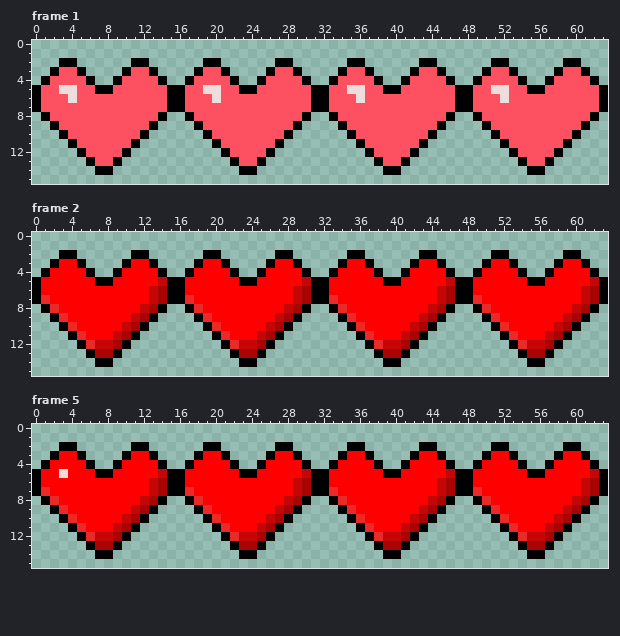
Pixel-art file -- Assets/UI/life/1sprite9.aseprite. This is how it looked before the edit.
64x16 pixels, 13 frames. Shown: frame 1, frame 2, frame 5. The commit also changed other frames, which this record leaves out.
Once edited:
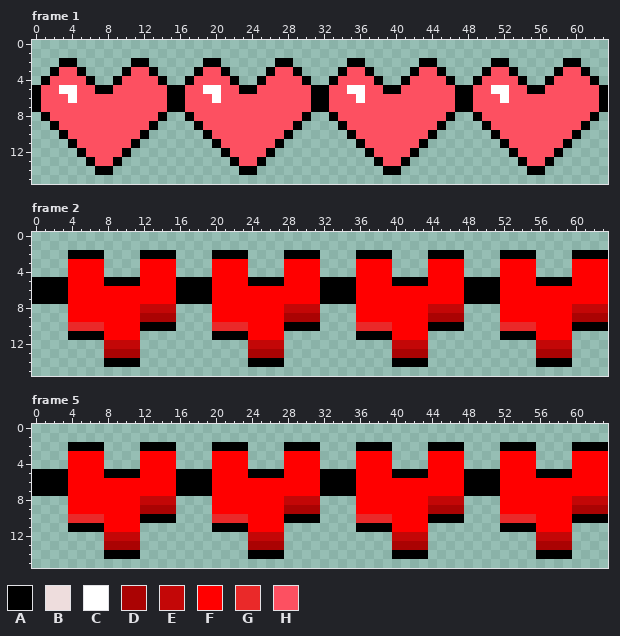
Palette (. is transparent): A #000000  B #eedddd  C #ffffff  D #aa0303  E #c30707  F #ff0000  G #ea2929  H #fd5061
Changes in this commit:
Changed rows in their new state; - is an unchanged pixel.
Frame 1, layer "Layer 1":
first column x 3:
 5 CC--------------CC--------------CC--------------CC
 6 -C---------------C---------------C---------------C
Frame 2, layer "Layer 2":
first column x 1:
 2 --.-AAA---.-AAA---.-AAA---.-AAA---.-AAA---.-AAA---.-AAA---.-AAA
 3 -..-FFF--..-FFF--..-FFF--..-FFF--..-FFF--..-FFF--..-FFF--..-FFF
 4 ...--FF-...--FF-...--FF-...--FF-...--FF-...--FF-...--FF-...--FF
 5 AAA---F-AAA--FF-AAA---F-AAA--FF-AAA---F-AAA--FF-AAA---F-AAA--FF
 6 AAA---------FFF-AAA---------FFF-AAA---------FFF-AAA---------FFF
 7 AAA---------FFF-AAA---------FFF-AAA---------FFF-AAA---------FFF
 8 ...---------EEE-...---------EEE-...---------EEE-...---------EEE
 9 -..-------F-DDD--..-------F-DDD--..-------F-DDD--..-------F-DDD
10 --.-GGG--FF-AAA---.-GGG--FF-AAA---.-GGG--FF-AAA---.-GGG--FF-AAA
11 ----AAA-FFF---------AAA-FFF---------AAA-FFF---------AAA-FFF----
12 ----...-EEE---------...-EEE---------...-EEE---------...-EEE----
13 -----..-DDD----------..-DDD----------..-DDD----------..-DDD----
14 ------.-AAA-----------.-AAA-----------.-AAA-----------.-AAA----
Frame 5, layer "Layer 5": the same change as frame 2
